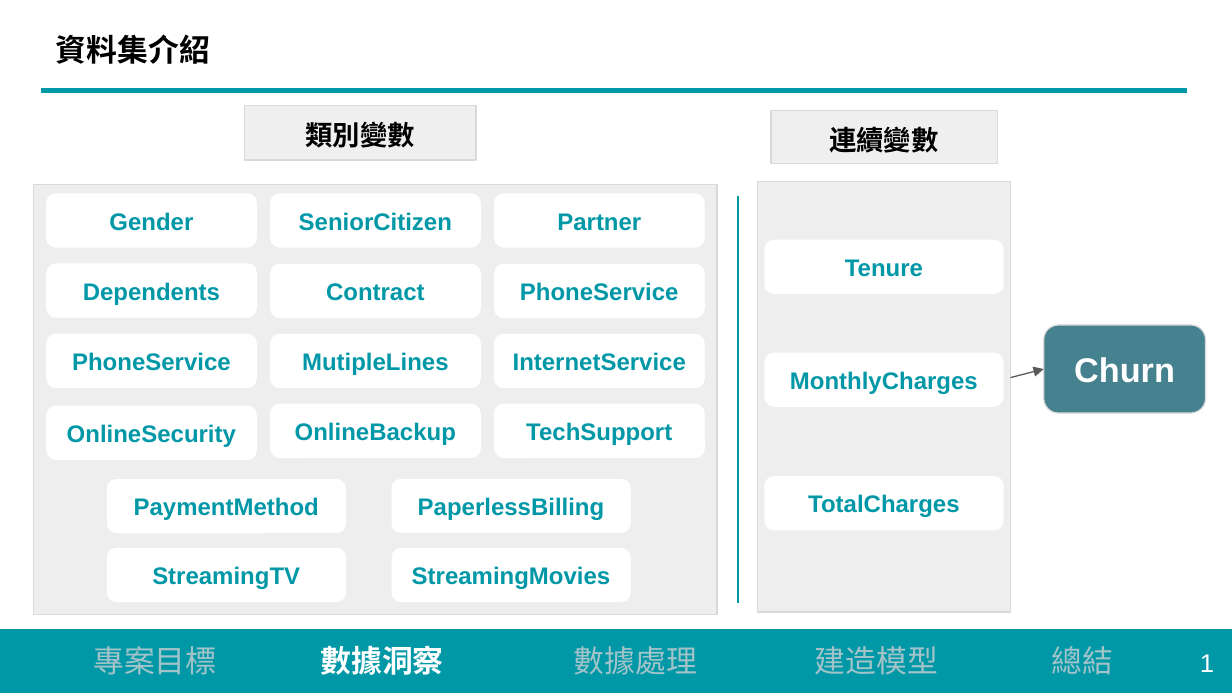
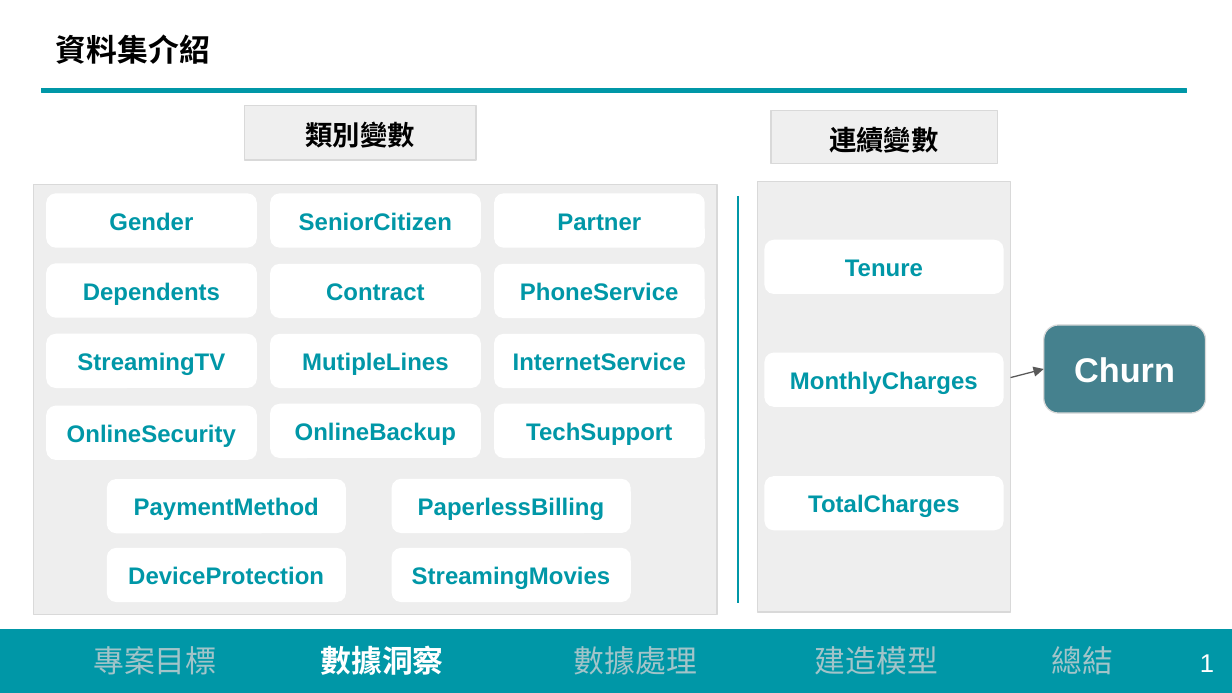
Before and after one commit to 112-2-dataScience/finalproject-group4, a slide deck: slide 6 of docs/1122_DS-FP_group4.ppt.pptx. Drawn at 1232x693 pixels with LibreOffice and Linux fonts; fonts in the diff are those of the drawing; background and template pictures are left out. Boxes give left, top, right and bottom in pixels: in the first picture for what was removed or moved away, otherwise in the second. Text is boxed around its words. In the diff, an @@ line names an element or a change of style, - is before the commit and + after.

```diff
--- a/docs/1122_DS-FP_group4.ppt.pptx
+++ b/docs/1122_DS-FP_group4.ppt.pptx
@@ text in rounded rectangle at [77,352,225,375]: text changed @@
-PhoneService
+StreamingTV
@@ text in rounded rectangle at [128,566,324,585]: text changed @@
-StreamingTV
+DeviceProtection
```
